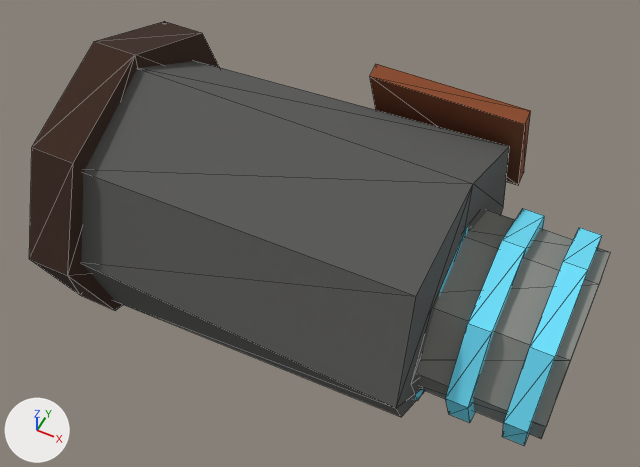
Before and after pictures for a commit that changed the glTF model game/public/models/power_cell.glb.
Rendered twice from a 50 mm lens placed at (1.49, -3.4, 5.21), pointed at (-0.21, 0.0, 0.96). Lighting does not change. The marker at lower left points along +X, +Y and +Z. The first picture is the older version. Mesh edges are drawn as thin lines. Vertices at exactly the same position are counted once.

The first picture shows 'power_cell'.
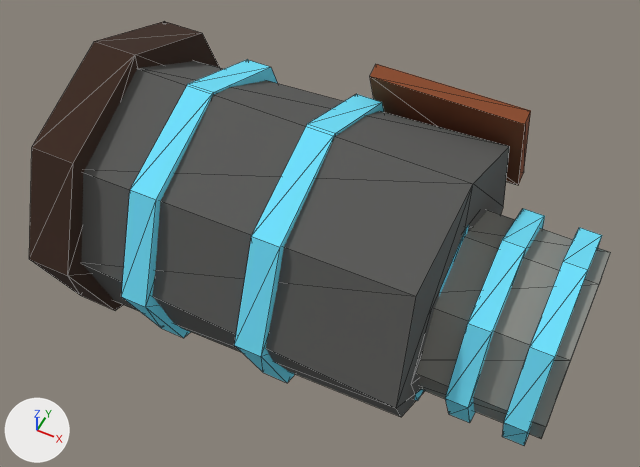
Where the change shows, as pixel boxes [x1, y1, x2, y2] in the pictures (640 x 467 px):
part 1 of me_cylinder, added (cyan): after [121, 60, 277, 338]
part 2 of me_cylinder, added (cyan): after [235, 94, 384, 383]

What changed in the scene script:
```text
Change me_cylinder:
    used by ob_power_cell; location = (0.0, 0.0, 0.0)
    remove me_cylinder.from_pydata(...)  # 104 vertices, 180 faces; spans x -1.75..1.5, y -1.0..1.03, z -0.05..1.95
    add me_cylinder.from_pydata(...)  # 136 vertices, 236 faces; spans x -1.75..1.5, y -1.0..1.03, z -0.06..1.95
    me_cylinder part 1: a new loose piece, an 8-sided cylinder along x spanning x -1.09..-0.91, y -0.96..0.96, z -0.06..1.86, in mat_ship_glow (cyan #6fe4ff)
    me_cylinder part 2: a new loose piece, an 8-sided cylinder along x spanning x -0.29..-0.11, y -0.96..0.96, z -0.06..1.86, in mat_ship_glow (cyan #6fe4ff)
```
